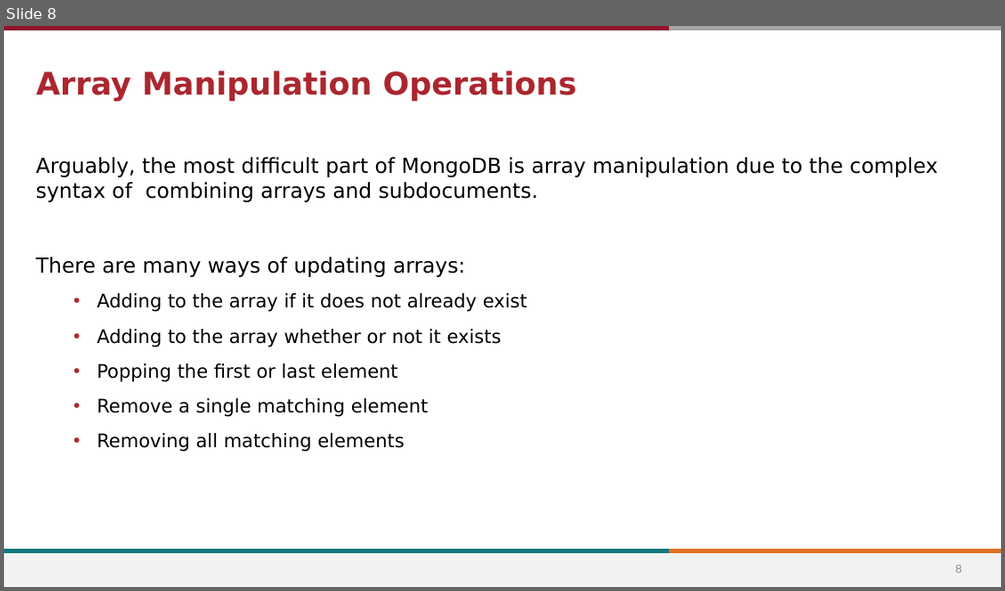
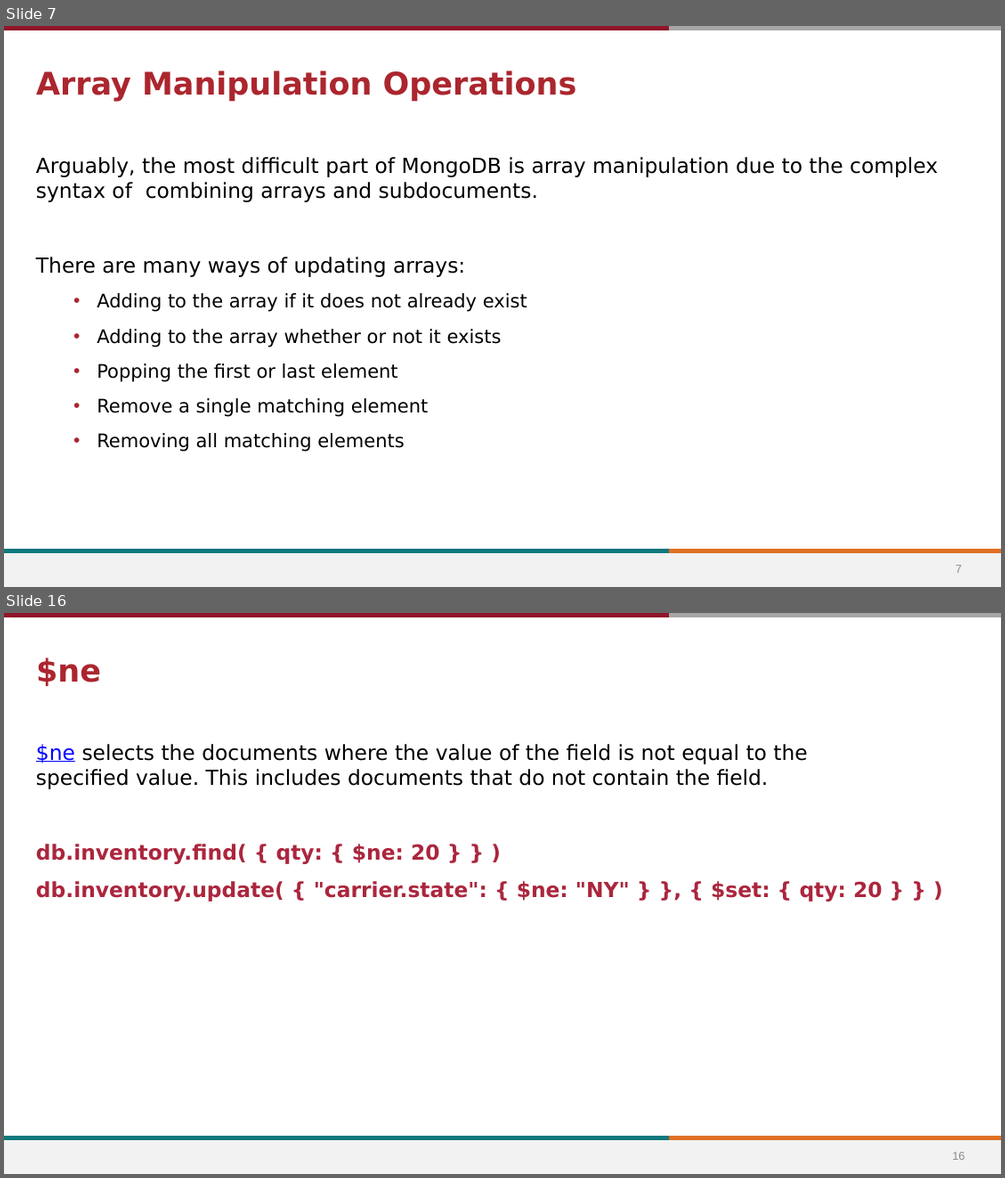
Before and after one commit to stevens-cs546-cs554/CS-546, a slide deck: lecture_06/API Development and Intermediate MongoDB.pptx. Shown one above the other, each under a label of ours: slide 8 before the commit, slides 7 and 16 after it; the slides between them are not shown. The pictures are 1005x591 and 1005x1178 pixels, drawn with LibreOffice and Linux fonts; fonts in the diff are those of the drawing; background and template pictures are left out. Boxes give left, top, right and bottom in pixels: in the first picture for what was removed or moved away, otherwise in the second. Text is boxed around its words. In the diff, an @@ line names an element or a change of style, - is before the commit and + after.

```diff
--- a/lecture_06/API Development and Intermediate MongoDB.pptx
+++ b/lecture_06/API Development and Intermediate MongoDB.pptx
@@ slide 16 added at bbox=[4, 613, 1001, 1174], background #FFFFFF; not listed: 5 template elements that a slide beside it also shows @@
@@ title added at bbox=[36, 657, 101, 686], 30 pt, text #AB262E, bold @@
+$ne
@@ text added at bbox=[36, 744, 882, 901], 20 pt, text #000000 @@
+$ne selects the documents where the value of the field is not equal to the specified value. This includes documents that do not contain the field.
+db.inventory.find( { qty: { $ne: 20 } } )
+db.inventory.update( { "carrier.state": { $ne: "NY" } }, { $set: { qty: 20 } } )
@@ page number added at bbox=[952, 1151, 964, 1159], 11 pt, text #8C8C8C @@
+16
@@ what was slide 8 is now slide 7 @@
@@ page number at bbox=[955, 564, 962, 572]: text changed @@
-8
+7
```
Also in this commit, not shown: 2 slides changed, 26 other slides added, 1 slide removed, 13 other files.
